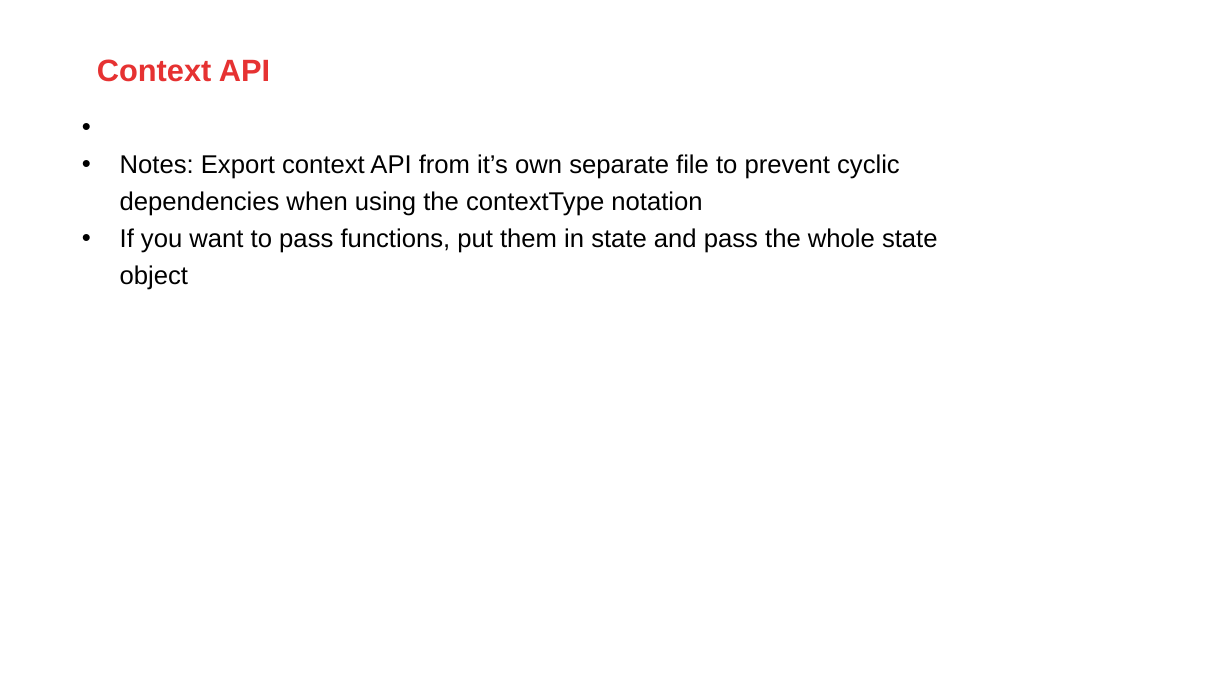
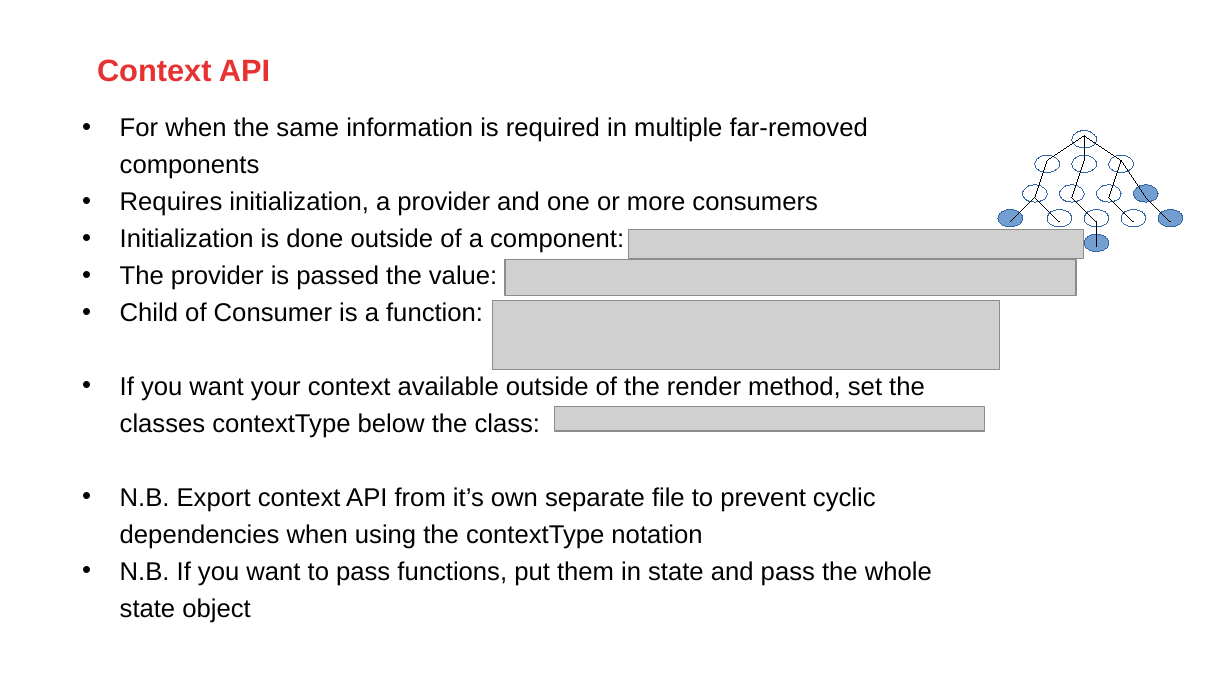
Before and after one commit to AMIS-Services/react-series, a slide deck: slide 3 of sig3/slides/SIG 3 slides.pptx. Drawn at 1232x693 pixels with LibreOffice and Linux fonts; fonts in the diff are those of the drawing; grey boxes stand for pictures; background and template pictures are left out. Boxes give left, top, right and bottom in pixels: in the first picture for what was removed or moved away, otherwise in the second. Text is boxed around its words. In the diff, an @@ line names an element or a change of style, - is before the commit and + after.

```diff
--- a/sig3/slides/SIG 3 slides.pptx
+++ b/sig3/slides/SIG 3 slides.pptx
@@ text at [120,117,932,586]: text changed @@
-• Notes: Export context API from it’s own separate file to prevent cyclic dependencies when using the contextType notation
-• If you want to pass functions, put them in state and pass the whole state object
+• For when the same information is required in multiple far-removed components
+• Requires initialization, a provider and one or more consumers
+• Initialization is done outside of a component:
+• The provider is passed the value:
+• Child of Consumer is a function:
+• If you want your context available outside of the render method, set the classes contextType below the class:
+• N.B. Export context API from it’s own separate file to prevent cyclic dependencies when using the contextType notation
+• N.B. If you want to pass functions, put them in state and pass the whole state object
@@ line added from (1084, 136) to (1047, 160), #000000 0.75 pt @@
@@ ellipse added at [1072,131,1096,148], fill #FFFFFF, outline #3465A4 0.75 pt @@
@@ line added from (1084, 136) to (1121, 160), #000000 0.75 pt @@
@@ line added from (1084, 136) to (1084, 160), #000000 0.75 pt @@
@@ ellipse added at [1035,155,1060,172], fill #FFFFFF, outline #3465A4 0.75 pt @@
@@ line added from (1047, 160) to (1035, 197), #000000 0.75 pt @@
@@ ellipse added at [1072,155,1096,172], fill #FFFFFF, outline #3465A4 0.75 pt @@
@@ line added from (1084, 160) to (1072, 197), #000000 0.75 pt @@
@@ ellipse added at [1109,155,1133,172], fill #FFFFFF, outline #3465A4 0.75 pt @@
@@ line added from (1121, 160) to (1109, 197), #000000 0.75 pt @@
@@ line added from (1121, 160) to (1146, 197), #000000 0.75 pt @@
@@ ellipse added at [998,209,1023,227], fill #729FCF, outline #3465A4 0.75 pt @@
@@ line added from (1035, 197) to (1010, 222), #000000 0.75 pt @@
@@ ellipse added at [1023,185,1047,202], fill #FFFFFF, outline #3465A4 0.75 pt @@
@@ line added from (1035, 197) to (1060, 222), #000000 0.75 pt @@
@@ ellipse added at [1047,209,1072,227], fill #FFFFFF, outline #3465A4 0.75 pt @@
@@ ellipse added at [1060,185,1084,202], fill #FFFFFF, outline #3465A4 0.75 pt @@
@@ line added from (1072, 197) to (1096, 222), #000000 0.75 pt @@
@@ ellipse added at [1084,209,1109,227], fill #FFFFFF, outline #3465A4 0.75 pt @@
@@ ellipse added at [1096,185,1121,202], fill #FFFFFF, outline #3465A4 0.75 pt @@
@@ line added from (1109, 197) to (1133, 222), #000000 0.75 pt @@
@@ ellipse added at [1121,209,1146,227], fill #FFFFFF, outline #3465A4 0.75 pt @@
@@ ellipse added at [1133,185,1158,202], fill #729FCF, outline #3465A4 0.75 pt @@
@@ line added from (1146, 197) to (1170, 222), #000000 0.75 pt @@
@@ ellipse added at [1158,209,1183,227], fill #729FCF, outline #3465A4 0.75 pt @@
@@ picture added at [628,229,1084,259] @@
@@ ellipse added at [1084,234,1109,251], fill #729FCF, outline #3465A4 0.75 pt @@
@@ line added from (1096, 222) to (1096, 246), #000000 0.75 pt @@
@@ picture added at [505,260,1077,296] @@
@@ picture added at [493,301,999,370] @@
@@ picture added at [554,407,984,431] @@
```
Also in this commit, not shown: 2 other slides changed, 1 slide added.
